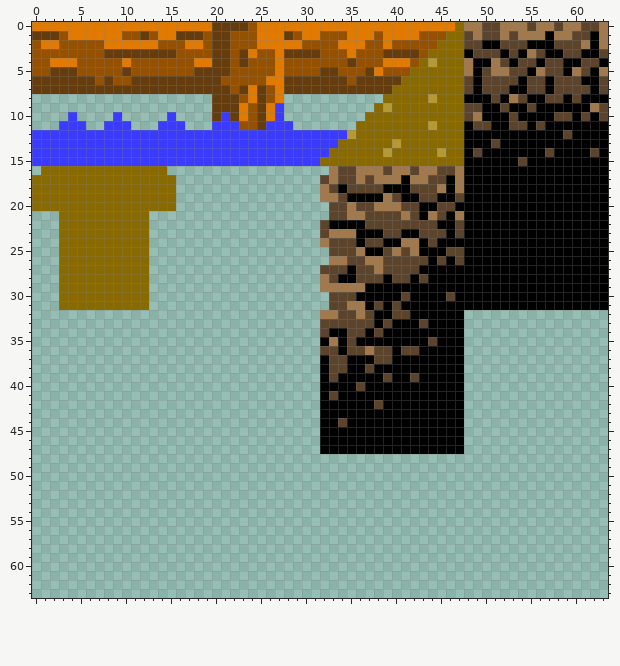
Pixel-art sprite: Assets/Sprites/environment_sheet.png. The picture above was drawn from the file before the commit.
The file is 64x64 pixels.
After:
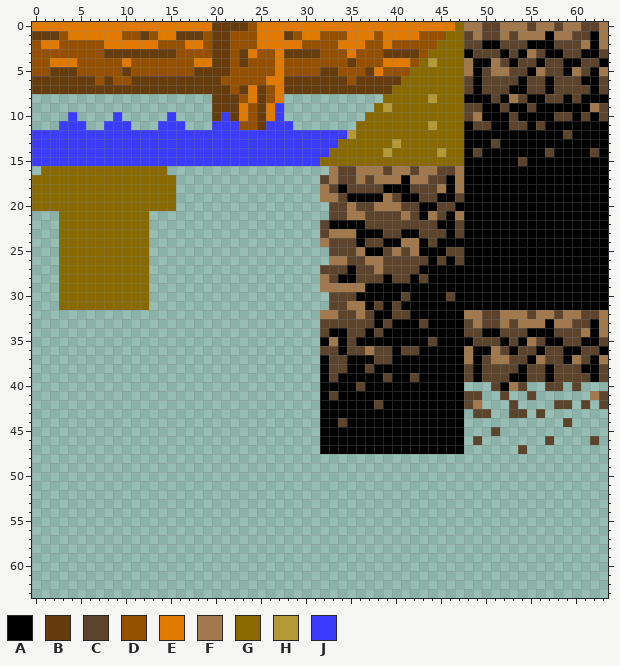
Palette (. is transparent): A #000000  B #643c0e  C #5b442b  D #965100  E #e37a00  F #a1794c  G #886a01  H #b59937  J #3b3bff
The author wrote: Added jungle floor texture tiles
Edits made:
{"y":32,"x":48,"old":"................","new":"FFCCFFFCFFCFFCCF"}
{"y":33,"x":48,"old":"................","new":"CFCCFCFFFAFFCCAF"}
{"y":34,"x":48,"old":"................","new":"CCAACCCAAACCCFAF"}
{"y":35,"x":48,"old":"................","new":"ACCCACAFCAACCAAC"}
{"y":36,"x":48,"old":"................","new":"FAAFCACCACCAACCA"}
{"y":37,"x":48,"old":"................","new":"FACFFCCAFCCAFCAF"}
{"y":38,"x":48,"old":"................","new":"CACCCCACCACCCAAC"}
{"y":39,"x":48,"old":"................","new":"CACCCAACCACCCCAC"}
{"y":40,"x":51,"old":"....","new":"CAFC"}
{"y":40,"x":57,"old":"..","new":"CC"}
{"y":40,"x":60,"old":".","new":"C"}
{"y":41,"x":48,"old":"..","new":"CC"}
{"y":41,"x":52,"old":".","new":"C"}
{"y":41,"x":55,"old":".","new":"C"}
{"y":41,"x":62,"old":"..","new":"FC"}
{"y":42,"x":48,"old":"..","new":"CF"}
{"y":42,"x":53,"old":".","new":"C"}
{"y":42,"x":58,"old":"..","new":"CC"}
{"y":42,"x":61,"old":".","new":"C"}
{"y":42,"x":63,"old":".","new":"C"}
{"y":43,"x":49,"old":"..","new":"CC"}
{"y":43,"x":53,"old":"..","new":"CC"}
{"y":43,"x":56,"old":".","new":"C"}
{"y":44,"x":59,"old":".","new":"C"}
{"y":45,"x":51,"old":".","new":"C"}
{"y":46,"x":49,"old":".","new":"C"}
{"y":46,"x":57,"old":".","new":"C"}
{"y":46,"x":62,"old":".","new":"C"}
{"y":47,"x":54,"old":".","new":"C"}
{"label":"added","picture_box":[464,310,608,454]}
